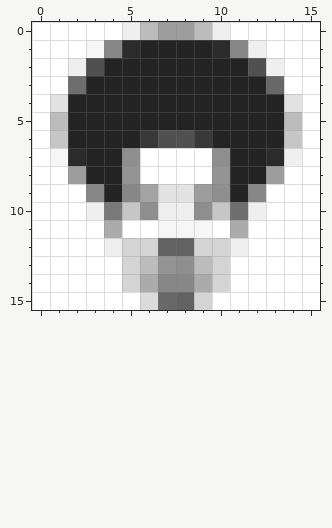
A pixel-art sprite gets an edit: img/Afro-2/favicon-16x16.png. Above: the version before the commit.
The file is 16x16 pixels. Colours within 5 levels of each other are drawn and written as one.
The same view after the edit:
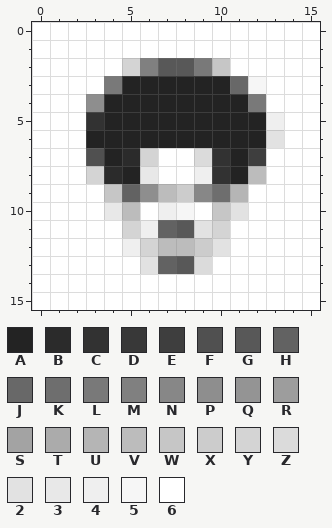
Palette (. is transparent): A #232323  B #2b2b2b  C #323232  D #383838  E #3e3e3e  F #505050  G #585858  H #626262  J #686868  K #6e6e6e  L #797979  M #808080  N #878787  P #8e8e8e  Q #949494  R #9d9d9d  S #a3a3a3  T #ababab  U #b5b5b5  V #bcbcbc  W #c6c6c6  X #cccccc  Y #d4d4d4  Z #dbdbdb  2 #e2e2e2  3 #e8e8e8  4 #efefef  5 #f6f6f6  6 #ffffff
Edits made:
y 0: x 5..10 4VRRV4 -> 666666
y 1: x 3..12 5NBAAAABN4 -> 6666666666
y 2: x 2..13 4FAAAAAAAAF4 -> 666YMGGLW666
y 3: x 2..4 KAA -> 66L; x 11..13 AAJ -> J56
y 4: x 1..3 2AA -> 66P; x 12..14 AA2 -> L66
y 5: x 1..3 VAA -> 66C; x 13..14 AV -> 46
y 6: x 1..2 WA -> 66; x 6..9 DFFD -> AAAA; x 13..14 AW -> 26
y 7: x 1..3 5BA -> 66F; x 5..6 P6 -> BY; x 9..10 6P -> ZC; x 12..14 AB4 -> E66
y 8: x 2..6 RAAQ6 -> 6YBA3; x 9..10 6Q -> 4C; x 12..13 AR -> V6
y 9: x 3..12 NANS22RPAN -> 6WHPVXNKU6
y 10: x 3..6 4LWP -> 63V6; x 8..9 4P -> 56; x 11..12 K4 -> 26
y 11: x 4..11 T665556T -> 6Y4HG2Y6
y 12: x 4..5 4Y -> 64; x 7..11 HHYY4 -> VVX26
y 13: x 5..10 YVQPVY -> 62HGZ6
y 14: x 5..10 YTNNTY -> 666666
y 15: x 6..9 ZJHY -> 6666
Changed places in both pictures, as pixel boxes (x1, y1, x2, y2):
changed: (50, 22, 302, 310)
